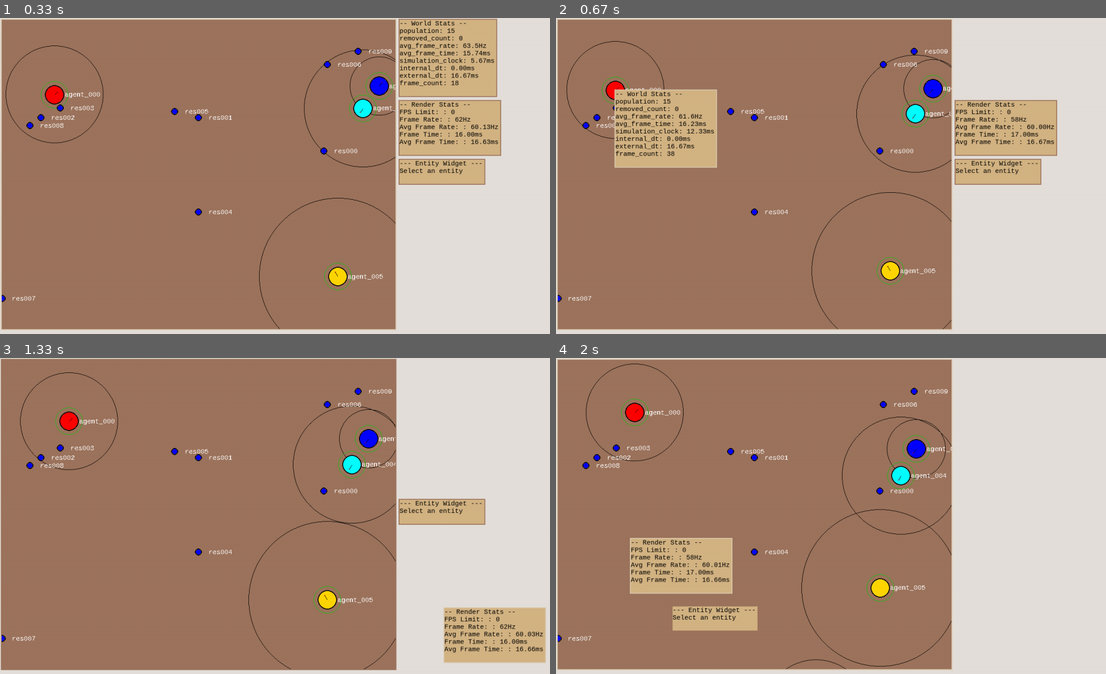
Above: before the commit, frames 1-4 (two rows, left to right).
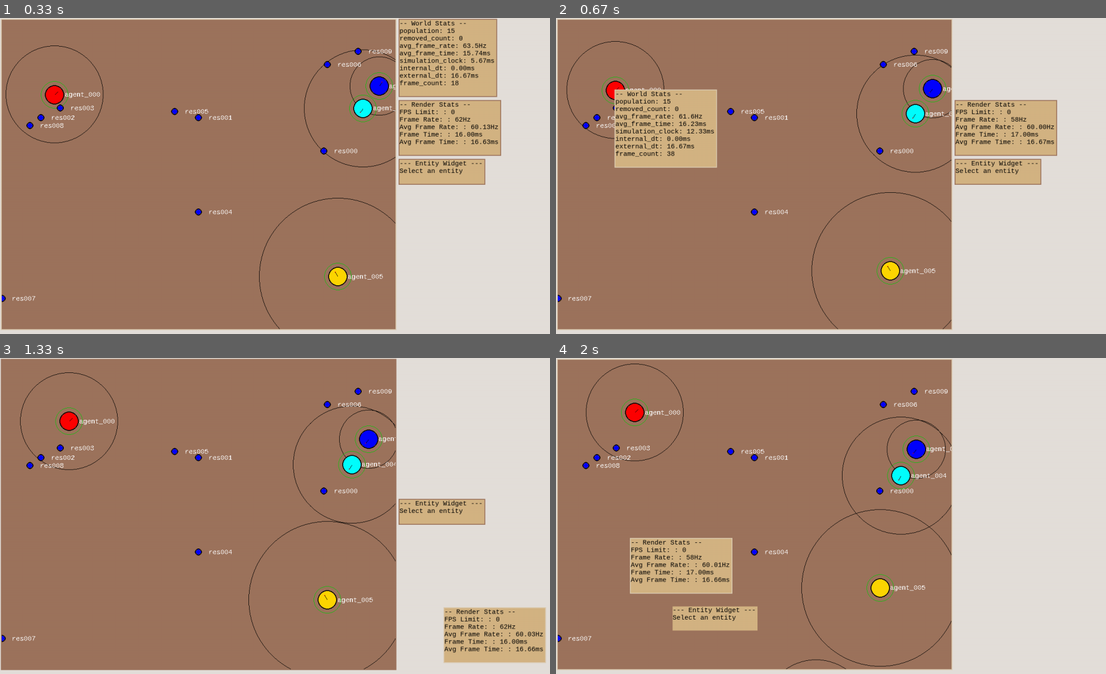
Above: after the commit, the same moments.

Repository: raphaelpaiva/py_creatures
Game: pygame game, started from main.py
Same seed, same stepped clock (60 frames per second), same inputs: the game is played once before the commit and once after it.
Inputs (mouse positions are in pixels of both pictures, inside the frame that each line leads up to):
- Up to frame 1 (0.33 s): no input
- Up to frame 2 (0.67 s): press the mouse at (1001, 55) at 0.37 s; move the mouse to (831, 93) at 0.47 s; release the mouse at (666, 128) at 0.6 s
- Up to frame 3 (1.33 s): click (363, 405) at 0.72 s; press the mouse at (451, 468) at 1.03 s; move the mouse to (473, 550) at 1.13 s; release the mouse at (495, 636) at 1.27 s
- Up to frame 4 (2 s): press the mouse at (996, 512) at 1.37 s; move the mouse to (853, 563) at 1.47 s; release the mouse at (715, 617) at 1.6 s; press the mouse at (1051, 636) at 1.7 s; move the mouse to (864, 601) at 1.8 s; release the mouse at (682, 566) at 1.93 s

Frame 1 is identical in both runs. In frame 2, 0.1% of the frame differs, in the area x 63-72%, y 13-32%; in frame 3, 0.2%; in frame 4, 0.2%, in the area x 60-72%, y 19-39%.

Commit message:
fix: MoveAway Desire now behaves properly.

Diff:
--- a/app/desire/move_away.py
+++ b/app/desire/move_away.py
@@ -6,16 +6,20 @@
 from .desire_abstract import Desire
 
 
-
 class MoveAway(Desire):
   def __init__(self, entity: Entity, from_entities: Entity | Iterable[Entity]):
     super().__init__(entity)
     self.from_entities = [from_entities] if isinstance(from_entities, Entity) else from_entities
 
   def run(self, world=None) -> None:
+    sensor_component: SensorComponent = self.entity.get_component(SensorComponent)
+    if sensor_component:
+      self.from_entities = sensor_component.detected.intersection(self.from_entities)
+
     direction = Vector(0,0)
     for other in self.from_entities:
-      direction = (direction + Vector.from_points(other.movement.position, self.entity.movement.position)).unit()
+      direction_to_other = Vector.from_points(self.entity.movement.position, other.movement.position).unit()
+      direction = direction.unit() + direction_to_other * -1
 
     action_component = self.entity.get_component(ActionComponent)
     if not action_component:
